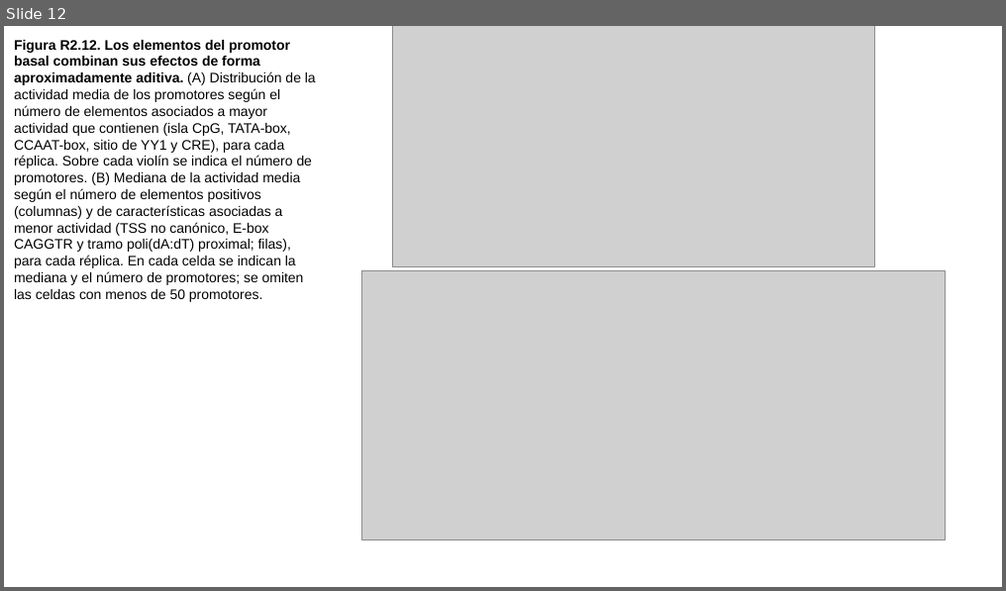
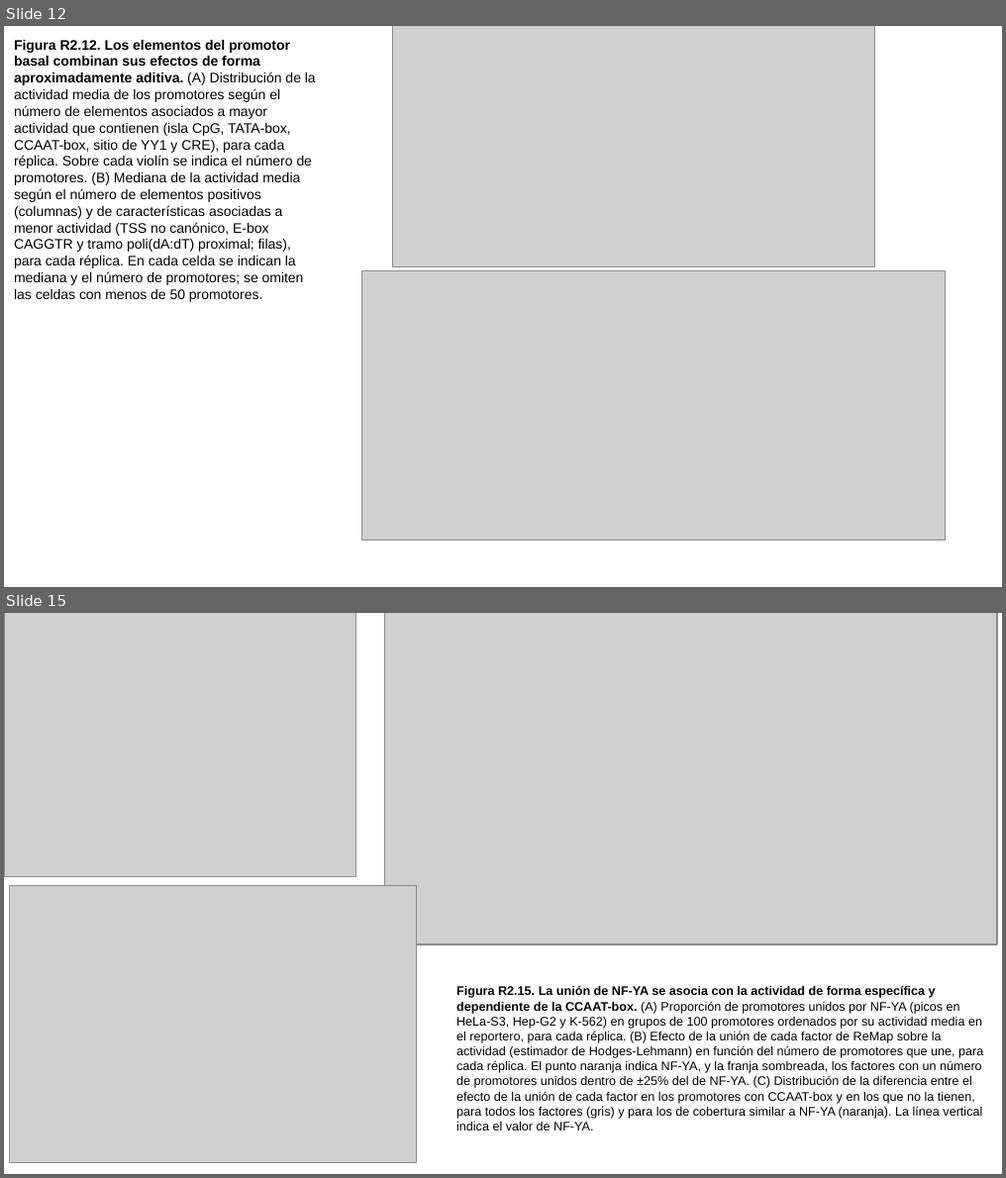
Before and after one commit to martin-iungman/TesisDoc, a slide deck: docs/Fig R2.pptx. Shown one above the other, each under a label of ours: slide 12 before the commit, slides 12 and 15 after it; the slides between them are not shown. The pictures are 1006x591 and 1006x1178 pixels, drawn with LibreOffice and Linux fonts; fonts in the diff are those of the drawing; grey boxes stand for pictures. Boxes give left, top, right and bottom in pixels: in the first picture for what was removed or moved away, otherwise in the second. Text is boxed around its words. In the diff, an @@ line names an element or a change of style, - is before the commit and + after.

```diff
--- a/docs/Fig R2.pptx
+++ b/docs/Fig R2.pptx
@@ slide 15 added at (4,613,1002,1174), background #FFFFFF @@
@@ picture added at (4,613,356,877) @@
@@ picture added at (384,613,997,945) @@
@@ picture added at (10,885,417,1162) @@
@@ text added at (456,986,983,1131), 9 pt, text #000000 @@
+Figura R2.15. La unión de NF-YA se asocia con la actividad de forma específica y dependiente de la CCAAT-box. (A) Proporción de promotores unidos por NF-YA (picos en HeLa-S3, Hep-G2 y K-562) en grupos de 100 promotores ordenados por su actividad media en el reportero, para cada réplica. (B) Efecto de la unión de cada factor de ReMap sobre la actividad (estimador de Hodges-Lehmann) en función del número de promotores que une, para cada réplica. El punto naranja indica NF-YA, y la franja sombreada, los factores con un número de promotores unidos dentro de ±25% del de NF-YA. (C) Distribución de la diferencia entre el efecto de la unión de cada factor en los promotores con CCAAT-box y en los que no la tienen, para todos los factores (gris) y para los de cobertura similar a NF-YA (naranja). La línea vertical indica el valor de NF-YA.
```
Also in this commit, not shown: 2 other slides added, 3 slides removed, 3 other files.
